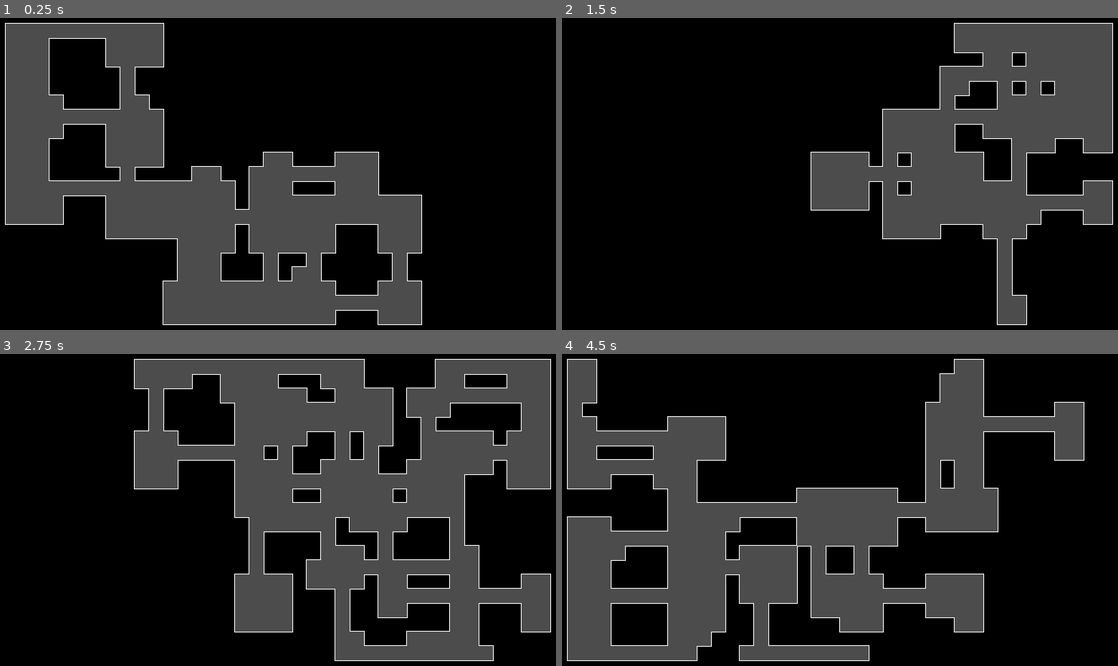
Above: before the commit, frames 1-4 (two rows, left to right).
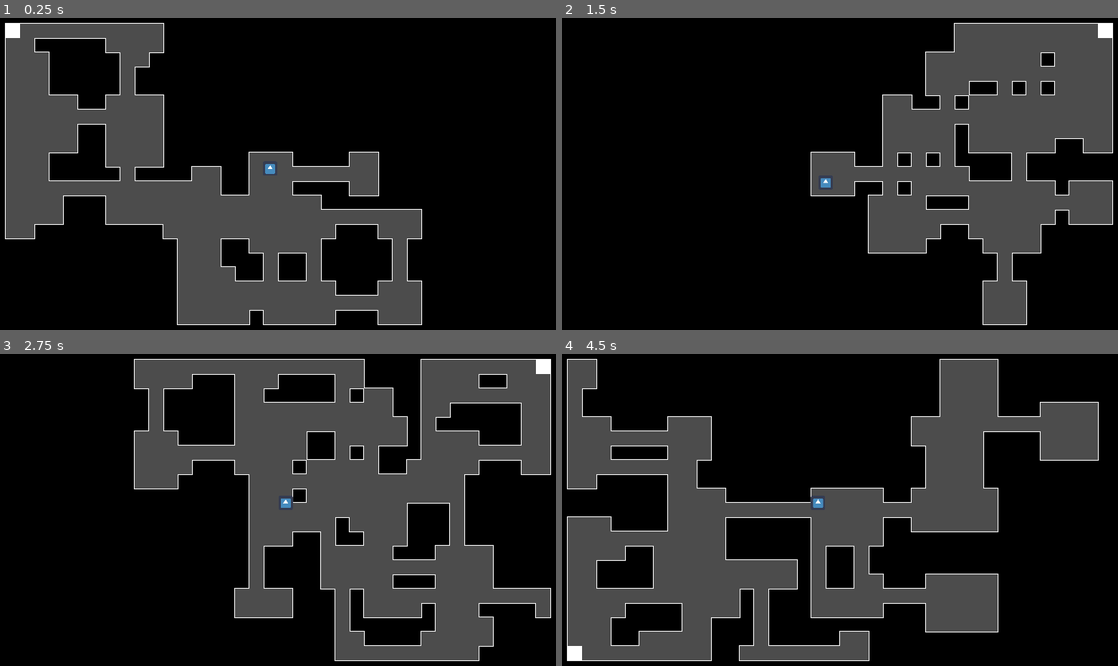
Above: after the commit, the same moments.

Repository: DaQueenJodi/godot-roguelite-idk-what-to-call-this
Game: Godot game, scene res://src/World.tscn
Two runs of this game, one before a commit and one after it. Both use one fixed random seed, a clock stepped at 60 frames per second and the inputs below. The engine's default icon, where the game draws it, is replaced by a stand-in: a white triangle on a blue panel in a dark square.
Inputs:
- Up to frame 1 (0.25 s): no input
- Up to frame 2 (1.5 s): tap Enter (ui_accept) at 0.5, 1.35 s; hold D (move_right, bound only after the commit) 0.53-1.28 s; hold Enter (ui_accept) 0.53-1.28 s; hold S (move_down, bound only after the commit) from 1.28 s (still down)
- Up to frame 3 (2.75 s): tap Enter (ui_accept) at 1.52, 1.82 s; release S (move_down, bound only after the commit) at 2.03 s; hold D (move_right, bound only after the commit) from 2.03 s (still down); hold Enter (ui_accept) from 2.03 s (still down)
- Up to frame 4 (4.5 s): release D (move_right, bound only after the commit) at 2.78 s; release Enter (ui_accept) at 2.78 s; hold W (move_up, bound only after the commit) 2.78-3.53 s; tap Enter (ui_accept) at 2.85, 3.02, 3.32, 4.35 s; hold Enter (ui_accept) 3.53-4.28 s; hold A (move_left, bound only after the commit) from 3.53 s (still down)

The runs differ from the first frame. In frame 1, 5.2% of the frame differs, in the area x 0-77%, y 1-99%; in frame 2, 6.8%; in frame 3, 9.3%; in frame 4, 9.7%, in the area x 1-97%, y 1-99%.

Commit message:
added movement and collision and stuff

Diff:
--- a/project.godot
+++ b/project.godot
@@ -9,12 +9,18 @@
 config_version=4
 
 _global_script_classes=[ {
+"base": "KinematicBody2D",
+"class": "Actor",
+"language": "GDScript",
+"path": "res://src/Actors/Actor.gd"
+}, {
 "base": "Node",
 "class": "Walker",
 "language": "GDScript",
 "path": "res://src/Walker.gd"
 } ]
 _global_script_class_icons={
+"Actor": "",
 "Walker": ""
 }
 
@@ -28,10 +34,36 @@
 
 window/size/width=1280
 window/size/height=720
+window/stretch/mode="2d"
+window/stretch/aspect="keep"
+
+[input]
+
+move_left={
+"deadzone": 0.49,
+"events": [ Object(InputEventKey,"resource_local_to_scene":false,"resource_name":"","device":0,"alt":false,"shift":false,"control":false,"meta":false,"command":false,"pressed":false,"scancode":65,"unicode":0,"echo":false,"script":null)
+ ]
+}
+move_right={
+"deadzone": 0.5,
+"events": [ Object(InputEventKey,"resource_local_to_scene":false,"resource_name":"","device":0,"alt":false,"shift":false,"control":false,"meta":false,"command":false,"pressed":false,"scancode":68,"unicode":0,"echo":false,"script":null)
+ ]
+}
+move_up={
+"deadzone": 0.5,
+"events": [ Object(InputEventKey,"resource_local_to_scene":false,"resource_name":"","device":0,"alt":false,"shift":false,"control":false,"meta":false,"command":false,"pressed":false,"scancode":87,"unicode":0,"echo":false,"script":null)
+ ]
+}
+move_down={
+"deadzone": 0.5,
+"events": [ Object(InputEventKey,"resource_local_to_scene":false,"resource_name":"","device":0,"alt":false,"shift":false,"control":false,"meta":false,"command":false,"pressed":false,"scancode":83,"unicode":0,"echo":false,"script":null)
+ ]
+}
 
 [physics]
 
 common/enable_pause_aware_picking=true
+2d/physics_engine="GodotPhysics"
 
 [rendering]
 
--- /dev/null
+++ b/src/Actors/Actor.gd
@@ -0,0 +1,8 @@
+extends KinematicBody2D
+class_name Actor
+
+const FLOOR_NORMAL = Vector2.UP
+
+export var speed: = Vector2(300, 300)
+
+var _velocity: = Vector2.ZERO
--- /dev/null
+++ b/src/ExitDoor.gd
@@ -0,0 +1,6 @@
+extends Area2D
+
+signal leaving_level
+
+func _on_body_entered(body: KinematicBody2D) -> void:
+	emit_signal("leaving_level")
--- /dev/null
+++ b/src/ExitDoor.tscn
@@ -0,0 +1,22 @@
+[gd_scene load_steps=3 format=2]
+
+[ext_resource path="res://src/ExitDoor.gd" type="Script" id=1]
+
+[sub_resource type="RectangleShape2D" id=1]
+extents = Vector2( 15.1533, 15.0728 )
+
+[node name="ExitDoor" type="Area2D"]
+script = ExtResource( 1 )
+
+[node name="ColorRect" type="ColorRect" parent="."]
+margin_right = 32.0
+margin_bottom = 32.0
+__meta__ = {
+"_edit_use_anchors_": false
+}
+
+[node name="CollisionShape2D" type="CollisionShape2D" parent="."]
+position = Vector2( 16, 16 )
+shape = SubResource( 1 )
+
+[connection signal="body_entered" from="." to="." method="_on_body_entered"]
--- /dev/null
+++ b/src/Player.gd
@@ -0,0 +1,23 @@
+extends Actor
+
+func _physics_process(_delta: float) -> void:
+	_handle_movement()
+	_velocity = move_and_slide(_velocity)
+
+
+func _handle_movement():
+	var direction = _get_direction()
+	_velocity = _get_velocity(direction)
+
+func _get_velocity(direction):
+	return Vector2(
+		speed.x * direction.x,
+		speed.y * direction.y
+	)
+
+
+func _get_direction():
+	return Vector2(
+		Input.get_action_strength("move_right") - Input.get_action_strength("move_left"),
+		Input.get_action_strength("move_down") - Input.get_action_strength("move_up")
+	)
--- /dev/null
+++ b/src/Player.tscn
@@ -0,0 +1,19 @@
+[gd_scene load_steps=4 format=2]
+
+[ext_resource path="res://icon.png" type="Texture" id=1]
+[ext_resource path="res://src/Player.gd" type="Script" id=2]
+
+[sub_resource type="CircleShape2D" id=1]
+radius = 14.9302
+
+[node name="Player" type="KinematicBody2D"]
+script = ExtResource( 2 )
+
+[node name="icon" type="Sprite" parent="."]
+scale = Vector2( 0.5, 0.5 )
+texture = ExtResource( 1 )
+
+[node name="CollisionShape2D" type="CollisionShape2D" parent="."]
+shape = SubResource( 1 )
+
+[node name="Camera2D" type="Camera2D" parent="."]
--- a/src/Walker.gd
+++ b/src/Walker.gd
@@ -9,6 +9,7 @@
 var borders = Rect2() # keeps track of borders
 var step_hist = [] # keeps track of last steps
 var steps_since_turn = 0 # used to make sure there arent any insanely long hallways
+var rooms =  [] # keeps track of rooms, used to spawn exit door
 
 func _init(starting_pos, new_borders):
 	assert(new_borders.has_point(starting_pos))
@@ -17,7 +18,7 @@
 	borders = new_borders
 
 func walk(steps): # returns step history
-	create_room(position)
+	place_room(position)
 	for step in steps:
 		if randf() <= 0.5 and steps_since_turn >= MAX_STEPS_BEFORE_TURN: # 25% chance to change directions
 			change_direction()
@@ -37,7 +38,7 @@
 		return false
 
 func change_direction():
-	create_room(position)
+	place_room(position)
 	steps_since_turn = 0
 	var directions = DIRECTIONS.duplicate()
 	directions.erase(direction)
@@ -47,12 +48,24 @@
 	while not borders.has_point(position + direction): # use new direction until one is valid
 		direction = directions.pop_front()
 
-func create_room(pos):
+func create_room(pos, size):
+	return {position = pos, size = size}
+
+
+func place_room(pos):
 	var size = Vector2(rand_range(1, 4), rand_range(1, 4))
 	var top_left_corner = (position - size/2).ceil()
-
+	rooms.append(create_room(pos, size))
 	for y in size.y:
 		for x in size.x:
 			var new_step = top_left_corner + Vector2(x, y)
 			if borders.has_point(new_step):
 				step_hist.append(new_step)
+
+func get_end_room(): # loops over all rooms and returns the one furthest from the starting room
+	var end_room = rooms.pop_front()
+	var starting_position = step_hist.front()
+	for room in rooms:
+		if starting_position.distance_to(room.position) > starting_position.distance_to(end_room.position):
+			end_room = room
+	return end_room
--- a/src/World.gd
+++ b/src/World.gd
@@ -1,10 +1,14 @@
 extends Node2D
 
 const NUM_OF_STEPS = 300 # how many steps the walker will take, the bigger the number the bigger the map
+const Player = preload("res://src/Player.tscn")
+const ExitDoor = preload("res://src/ExitDoor.tscn")
 
 var borders = Rect2(1, 1, 38, 21) # 2 tile border in a 38 x 21 grid (minus the border)
 
 onready var tile_map = $TileMap
+
+
 
 func _ready():
 	randomize() # set random seed
@@ -13,12 +17,27 @@
 func generate_leve():
 	var walker = Walker.new(Vector2(19, 11), borders) # 19, 11 are half of the grid in 'borders'
 	var map = walker.walk(NUM_OF_STEPS)
+
+	var player = Player.instance()
+	add_child(player)
+	player.position =  map.front()*32
+
+	var exit_door = ExitDoor.instance()
+	add_child(exit_door)
+	exit_door.position =  walker.get_end_room().position*32
+
+	exit_door.connect("leaving_level", self, "reload")
+
+
 	walker.queue_free()
 
 	for location in map:
 		tile_map.set_cellv(location, -1) # erase the tile
 	tile_map.update_bitmask_region(borders.position, borders.end)
 
+func reload():
+	get_tree().reload_current_scene()
+
 func _input(event):
 	if event.is_action_pressed("ui_accept"):
-		get_tree().reload_current_scene()
+		reload()
--- a/src/World.tscn
+++ b/src/World.tscn
@@ -1,7 +1,151 @@
-[gd_scene load_steps=4 format=2]
+[gd_scene load_steps=52 format=2]
 
 [ext_resource path="res://assets/RandomLevelGenTileset.png" type="Texture" id=1]
 [ext_resource path="res://src/World.gd" type="Script" id=2]
+
+[sub_resource type="ConvexPolygonShape2D" id=2]
+points = PoolVector2Array( 0, 0, 32, 0, 32, 32, 0, 32 )
+
+[sub_resource type="ConvexPolygonShape2D" id=3]
+points = PoolVector2Array( 0, 0, 32, 0, 32, 32, 0, 32 )
+
+[sub_resource type="ConvexPolygonShape2D" id=4]
+points = PoolVector2Array( 0, 0, 32, 0, 32, 32, 0, 32 )
+
+[sub_resource type="ConvexPolygonShape2D" id=5]
+points = PoolVector2Array( 0, 0, 32, 0, 32, 32, 0, 32 )
+
+[sub_resource type="ConvexPolygonShape2D" id=6]
+points = PoolVector2Array( 0, 0, 32, 0, 32, 32, 0, 32 )
+
+[sub_resource type="ConvexPolygonShape2D" id=7]
+points = PoolVector2Array( 0, 0, 32, 0, 32, 32, 0, 32 )
+
+[sub_resource type="ConvexPolygonShape2D" id=8]
+points = PoolVector2Array( 0, 0, 32, 0, 32, 32, 0, 32 )
+
+[sub_resource type="ConvexPolygonShape2D" id=9]
+points = PoolVector2Array( 0, 0, 32, 0, 32, 32, 0, 32 )
+
+[sub_resource type="ConvexPolygonShape2D" id=10]
+points = PoolVector2Array( 0, 0, 32, 0, 32, 32, 0, 32 )
+
+[sub_resource type="ConvexPolygonShape2D" id=11]
+points = PoolVector2Array( 0, 0, 32, 0, 32, 32, 0, 32 )
+
+[sub_resource type="ConvexPolygonShape2D" id=12]
+points = PoolVector2Array( 0, 0, 32, 0, 32, 32, 0, 32 )
+
+[sub_resource type="ConvexPolygonShape2D" id=13]
+points = PoolVector2Array( 0, 0, 32, 0, 32, 32, 0, 32 )
+
+[sub_resource type="ConvexPolygonShape2D" id=14]
+points = PoolVector2Array( 0, 0, 32, 0, 32, 32, 0, 32 )
+
+[sub_resource type="ConvexPolygonShape2D" id=15]
+points = PoolVector2Array( 0, 0, 32, 0, 32, 32, 0, 32 )
+
+[sub_resource type="ConvexPolygonShape2D" id=16]
+points = PoolVector2Array( 0, 0, 32, 0, 32, 32, 0, 32 )
+
+[sub_resource type="ConvexPolygonShape2D" id=17]
+points = PoolVector2Array( 32, 0, 0, 0, 0, 0, 32, 0 )
+
+[sub_resource type="ConvexPolygonShape2D" id=18]
+points = PoolVector2Array( 0, 0, 32, 0, 32, 32, 0, 32 )
+
+[sub_resource type="ConvexPolygonShape2D" id=19]
+points = PoolVector2Array( 0, 0, 32, 0, 32, 32, 0, 32 )
+
+[sub_resource type="ConvexPolygonShape2D" id=20]
+points = PoolVector2Array( 0, 0, 32, 0, 32, 32, 0, 32 )
+
+[sub_resource type="ConvexPolygonShape2D" id=21]
+points = PoolVector2Array( 0, 0, 32, 0, 32, 32, 0, 32 )
+
+[sub_resource type="ConvexPolygonShape2D" id=22]
+points = PoolVector2Array( 0, 0, 32, 0, 32, 32, 0, 32 )
+
+[sub_resource type="ConvexPolygonShape2D" id=23]
+points = PoolVector2Array( 0, 0, 32, 0, 32, 32, 0, 32 )
+
+[sub_resource type="ConvexPolygonShape2D" id=24]
+points = PoolVector2Array( 0, 0, 32, 0, 32, 32, 0, 32 )
+
+[sub_resource type="ConvexPolygonShape2D" id=25]
+points = PoolVector2Array( 0, 0, 32, 0, 32, 32, 0, 32 )
+
+[sub_resource type="ConvexPolygonShape2D" id=26]
+points = PoolVector2Array( 0, 0, 32, 0, 32, 32, 0, 32 )
+
+[sub_resource type="ConvexPolygonShape2D" id=27]
+points = PoolVector2Array( 0, 0, 32, 0, 32, 32, 0, 32 )
+
+[sub_resource type="ConvexPolygonShape2D" id=28]
+points = PoolVector2Array( 0, 0, 32, 0, 32, 32, 0, 32 )
+
+[sub_resource type="ConvexPolygonShape2D" id=29]
+points = PoolVector2Array( 0, 0, 32, 0, 32, 32, 0, 32 )
+
+[sub_resource type="ConvexPolygonShape2D" id=30]
+points = PoolVector2Array( 0, 0, 32, 0, 32, 32, 0, 32 )
+
+[sub_resource type="ConvexPolygonShape2D" id=31]
+points = PoolVector2Array( 0, 0, 32, 0, 32, 32, 0, 32 )
+
+[sub_resource type="ConvexPolygonShape2D" id=32]
+points = PoolVector2Array( 0, 0, 32, 0, 32, 32, 0, 32 )
+
+[sub_resource type="ConvexPolygonShape2D" id=33]
+points = PoolVector2Array( 0, 0, 32, 0, 32, 32, 0, 32 )
+
+[sub_resource type="ConvexPolygonShape2D" id=34]
+points = PoolVector2Array( 0, 0, 32, 0, 32, 32, 0, 32 )
+
+[sub_resource type="ConvexPolygonShape2D" id=35]
+points = PoolVector2Array( 0, 0, 32, 0, 32, 32, 0, 32 )
+
+[sub_resource type="ConvexPolygonShape2D" id=36]
+points = PoolVector2Array( 0, 0, 32, 0, 32, 32, 0, 32 )
+
+[sub_resource type="ConvexPolygonShape2D" id=37]
+points = PoolVector2Array( 0, 0, 32, 0, 32, 32, 0, 32 )
+
+[sub_resource type="ConvexPolygonShape2D" id=38]
+points = PoolVector2Array( 0, 0, 32, 0, 32, 32, 0, 32 )
+
+[sub_resource type="ConvexPolygonShape2D" id=39]
+points = PoolVector2Array( 0, 0, 32, 0, 32, 32, 0, 32 )
+
+[sub_resource type="ConvexPolygonShape2D" id=40]
+points = PoolVector2Array( 0, 0, 32, 0, 32, 32, 0, 32 )
+
+[sub_resource type="ConvexPolygonShape2D" id=41]
+points = PoolVector2Array( 0, 0, 32, 0, 32, 32, 0, 32 )
+
+[sub_resource type="ConvexPolygonShape2D" id=42]
+points = PoolVector2Array( 0, 0, 32, 0, 32, 32, 0, 32 )
+
+[sub_resource type="ConvexPolygonShape2D" id=43]
+points = PoolVector2Array( 0, 0, 32, 0, 32, 32, 0, 32 )
+
+[sub_resource type="ConvexPolygonShape2D" id=44]
+points = PoolVector2Array( 0, 0, 32, 0, 32, 32, 0, 32 )
+
+[sub_resource type="ConvexPolygonShape2D" id=45]
+points = PoolVector2Array( 0, 0, 32, 0, 32, 32, 0, 32 )
+
+[sub_resource type="ConvexPolygonShape2D" id=46]
+points = PoolVector2Array( 0, 0, 32, 0, 32, 32, 0, 32 )
+
+[sub_resource type="ConvexPolygonShape2D" id=47]
+points = PoolVector2Array( 0, 0, 32, 0, 32, 32, 0, 32 )
+
+[sub_resource type="ConvexPolygonShape2D" id=48]
+points = PoolVector2Array( 0, 0, 32, 0, 32, 32, 0, 32 )
+
+[sub_resource type="ConvexPolygonShape2D" id=49]
+points = PoolVector2Array( 0, 0, 32, 0, 32, 32, 0, 32 )
 
 [sub_resource type="TileSet" id=1]
 0/name = "RandomLevelGenTileset.png 0"
@@ -23,9 +167,298 @@
 0/navigation_offset = Vector2( 0, 0 )
 0/shape_offset = Vector2( 0, 0 )
 0/shape_transform = Transform2D( 1, 0, 0, 1, 0, 0 )
+0/shape = SubResource( 2 )
 0/shape_one_way = false
-0/shape_one_way_margin = 0.0
-0/shapes = [  ]
+0/shape_one_way_margin = 1.0
+0/shapes = [ {
+"autotile_coord": Vector2( 1, 1 ),
+"one_way": false,
+"one_way_margin": 1.0,
+"shape": SubResource( 2 ),
+"shape_transform": Transform2D( 1, 0, 0, 1, 0, 0 )
+}, {
+"autotile_coord": Vector2( 0, 0 ),
+"one_way": false,
+"one_way_margin": 1.0,
+"shape": SubResource( 3 ),
+"shape_transform": Transform2D( 1, 0, 0, 1, 0, 0 )
+}, {
+"autotile_coord": Vector2( 1, 0 ),
+"one_way": false,
+"one_way_margin": 1.0,
+"shape": SubResource( 4 ),
+"shape_transform": Transform2D( 1, 0, 0, 1, 0, 0 )
+}, {
+"autotile_coord": Vector2( 2, 0 ),
+"one_way": false,
+"one_way_margin": 1.0,
+"shape": SubResource( 5 ),
+"shape_transform": Transform2D( 1, 0, 0, 1, 0, 0 )
+}, {
+"autotile_coord": Vector2( 2, 1 ),
+"one_way": false,
+"one_way_margin": 1.0,
+"shape": SubResource( 6 ),
+"shape_transform": Transform2D( 1, 0, 0, 1, 0, 0 )
+}, {
+"autotile_coord": Vector2( 2, 2 ),
+"one_way": false,
+"one_way_margin": 1.0,
+"shape": SubResource( 7 ),
+"shape_transform": Transform2D( 1, 0, 0, 1, 0, 0 )
+}, {
+"autotile_coord": Vector2( 1, 2 ),
+"one_way": false,
+"one_way_margin": 1.0,
+"shape": SubResource( 8 ),
+"shape_transform": Transform2D( 1, 0, 0, 1, 0, 0 )
+}, {
+"autotile_coord": Vector2( 0, 1 ),
+"one_way": false,
+"one_way_margin": 1.0,
+"shape": SubResource( 9 ),
+"shape_transform": Transform2D( 1, 0, 0, 1, 0, 0 )
+}, {
+"autotile_coord": Vector2( 0, 2 ),
+"one_way": false,
+"one_way_margin": 1.0,
+"shape": SubResource( 10 ),
+"shape_transform": Transform2D( 1, 0, 0, 1, 0, 0 )
+}, {
+"autotile_coord": Vector2( 0, 3 ),
+"one_way": false,
+"one_way_margin": 1.0,
+"shape": SubResource( 11 ),
+"shape_transform": Transform2D( 1, 0, 0, 1, 0, 0 )
+}, {
+"autotile_coord": Vector2( 1, 3 ),
+"one_way": false,
+"one_way_margin": 1.0,
+"shape": SubResource( 12 ),
+"shape_transform": Transform2D( 1, 0, 0, 1, 0, 0 )
+}, {
+"autotile_coord": Vector2( 2, 3 ),
+"one_way": false,
+"one_way_margin": 1.0,
+"shape": SubResource( 13 ),
+"shape_transform": Transform2D( 1, 0, 0, 1, 0, 0 )
+}, {
+"autotile_coord": Vector2( 3, 0 ),
+"one_way": false,
+"one_way_margin": 1.0,
+"shape": SubResource( 14 ),
+"shape_transform": Transform2D( 1, 0, 0, 1, 0, 0 )
+}, {
+"autotile_coord": Vector2( 3, 1 ),
+"one_way": false,
+"one_way_margin": 1.0,
+"shape": SubResource( 15 ),
+"shape_transform": Transform2D( 1, 0, 0, 1, 0, 0 )
+}, {
+"autotile_coord": Vector2( 3, 2 ),
+"one_way": false,
+"one_way_margin": 1.0,
+"shape": SubResource( 16 ),
+"shape_transform": Transform2D( 1, 0, 0, 1, 0, 0 )
+}, {
+"autotile_coord": Vector2( 3, 3 ),
+"one_way": false,
+"one_way_margin": 1.0,
+"shape": SubResource( 17 ),
+"shape_transform": Transform2D( 1, 0, 0, 1, 0, 0 )
+}, {
+"autotile_coord": Vector2( 4, 0 ),
+"one_way": false,
+"one_way_margin": 1.0,
+"shape": SubResource( 18 ),
+"shape_transform": Transform2D( 1, 0, 0, 1, 0, 0 )
+}, {
+"autotile_coord": Vector2( 4, 1 ),
+"one_way": false,
+"one_way_margin": 1.0,
+"shape": SubResource( 19 ),
+"shape_transform": Transform2D( 1, 0, 0, 1, 0, 0 )
+}, {
+"autotile_coord": Vector2( 4, 3 ),
+"one_way": false,
+"one_way_margin": 1.0,
+"shape": SubResource( 20 ),
+"shape_transform": Transform2D( 1, 0, 0, 1, 0, 0 )
+}, {
+"autotile_coord": Vector2( 4, 2 ),
+"one_way": false,
+"one_way_margin": 1.0,
+"shape": SubResource( 21 ),
+"shape_transform": Transform2D( 1, 0, 0, 1, 0, 0 )
+}, {
+"autotile_coord": Vector2( 4, 4 ),
+"one_way": false,
+"one_way_margin": 1.0,
+"shape": SubResource( 22 ),
+"shape_transform": Transform2D( 1, 0, 0, 1, 0, 0 )
+}, {
+"autotile_coord": Vector2( 5, 4 ),
+"one_way": false,
+"one_way_margin": 1.0,
+"shape": SubResource( 23 ),
+"shape_transform": Transform2D( 1, 0, 0, 1, 0, 0 )
+}, {
+"autotile_coord": Vector2( 6, 4 ),
+"one_way": false,
+"one_way_margin": 1.0,
+"shape": SubResource( 24 ),
+"shape_transform": Transform2D( 1, 0, 0, 1, 0, 0 )
+}, {
+"autotile_coord": Vector2( 7, 4 ),
+"one_way": false,
+"one_way_margin": 1.0,
+"shape": SubResource( 25 ),
+"shape_transform": Transform2D( 1, 0, 0, 1, 0, 0 )
+}, {
+"autotile_coord": Vector2( 8, 4 ),
+"one_way": false,
+"one_way_margin": 1.0,
+"shape": SubResource( 26 ),
+"shape_transform": Transform2D( 1, 0, 0, 1, 0, 0 )
+}, {
+"autotile_coord": Vector2( 7, 3 ),
+"one_way": false,
+"one_way_margin": 1.0,
+"shape": SubResource( 27 ),
+"shape_transform": Transform2D( 1, 0, 0, 1, 0, 0 )
+}, {
+"autotile_coord": Vector2( 6, 3 ),
+"one_way": false,
+"one_way_margin": 1.0,
+"shape": SubResource( 28 ),
+"shape_transform": Transform2D( 1, 0, 0, 1, 0, 0 )
+}, {
+"autotile_coord": Vector2( 5, 3 ),
+"one_way": false,
+"one_way_margin": 1.0,
+"shape": SubResource( 29 ),
+"shape_transform": Transform2D( 1, 0, 0, 1, 0, 0 )
+}, {
+"autotile_coord": Vector2( 5, 2 ),
+"one_way": false,
+"one_way_margin": 1.0,
+"shape": SubResource( 30 ),
+"shape_transform": Transform2D( 1, 0, 0, 1, 0, 0 )
+}, {
+"autotile_coord": Vector2( 6, 2 ),
+"one_way": false,
+"one_way_margin": 1.0,
+"shape": SubResource( 31 ),
+"shape_transform": Transform2D( 1, 0, 0, 1, 0, 0 )
+}, {
+"autotile_coord": Vector2( 7, 2 ),
+"one_way": false,
+"one_way_margin": 1.0,
+"shape": SubResource( 32 ),
+"shape_transform": Transform2D( 1, 0, 0, 1, 0, 0 )
+}, {
+"autotile_coord": Vector2( 7, 1 ),
+"one_way": false,
+"one_way_margin": 1.0,
+"shape": SubResource( 33 ),
+"shape_transform": Transform2D( 1, 0, 0, 1, 0, 0 )
+}, {
+"autotile_coord": Vector2( 6, 1 ),
+"one_way": false,
+"one_way_margin": 1.0,
+"shape": SubResource( 34 ),
+"shape_transform": Transform2D( 1, 0, 0, 1, 0, 0 )
+}, {
+"autotile_coord": Vector2( 5, 1 ),
+"one_way": false,
+"one_way_margin": 1.0,
+"shape": SubResource( 35 ),
+"shape_transform": Transform2D( 1, 0, 0, 1, 0, 0 )
+}, {
+"autotile_coord": Vector2( 5, 0 ),
+"one_way": false,
+"one_way_margin": 1.0,
+"shape": SubResource( 36 ),
+"shape_transform": Transform2D( 1, 0, 0, 1, 0, 0 )
+}, {
+"autotile_coord": Vector2( 6, 0 ),
+"one_way": false,
+"one_way_margin": 1.0,
+"shape": SubResource( 37 ),
+"shape_transform": Transform2D( 1, 0, 0, 1, 0, 0 )
+}, {
+"autotile_coord": Vector2( 7, 0 ),
+"one_way": false,
+"one_way_margin": 1.0,
+"shape": SubResource( 38 ),
+"shape_transform": Transform2D( 1, 0, 0, 1, 0, 0 )
+}, {
+"autotile_coord": Vector2( 8, 0 ),
+"one_way": false,
+"one_way_margin": 1.0,
+"shape": SubResource( 39 ),
+"shape_transform": Transform2D( 1, 0, 0, 1, 0, 0 )
+}, {
+"autotile_coord": Vector2( 8, 1 ),
+"one_way": false,
+"one_way_margin": 1.0,
+"shape": SubResource( 40 ),
+"shape_transform": Transform2D( 1, 0, 0, 1, 0, 0 )
+}, {
+"autotile_coord": Vector2( 8, 2 ),
+"one_way": false,
+"one_way_margin": 1.0,
+"shape": SubResource( 41 ),
+"shape_transform": Transform2D( 1, 0, 0, 1, 0, 0 )
+}, {
+"autotile_coord": Vector2( 8, 3 ),
+"one_way": false,
+"one_way_margin": 1.0,
+"shape": SubResource( 42 ),
+"shape_transform": Transform2D( 1, 0, 0, 1, 0, 0 )
+}, {
+"autotile_coord": Vector2( 9, 3 ),
+"one_way": false,
+"one_way_margin": 1.0,
+"shape": SubResource( 43 ),
+"shape_transform": Transform2D( 1, 0, 0, 1, 0, 0 )
+}, {
+"autotile_coord": Vector2( 9, 2 ),
+"one_way": false,
+"one_way_margin": 1.0,
+"shape": SubResource( 44 ),
+"shape_transform": Transform2D( 1, 0, 0, 1, 0, 0 )
+}, {
+"autotile_coord": Vector2( 9, 1 ),
+"one_way": false,
+"one_way_margin": 1.0,
+"shape": SubResource( 45 ),
+"shape_transform": Transform2D( 1, 0, 0, 1, 0, 0 )
+}, {
+"autotile_coord": Vector2( 9, 0 ),
+"one_way": false,
+"one_way_margin": 1.0,
+"shape": SubResource( 46 ),
+"shape_transform": Transform2D( 1, 0, 0, 1, 0, 0 )
+}, {
+"autotile_coord": Vector2( 10, 2 ),
+"one_way": false,
+"one_way_margin": 1.0,
+"shape": SubResource( 47 ),
+"shape_transform": Transform2D( 1, 0, 0, 1, 0, 0 )
+}, {
+"autotile_coord": Vector2( 10, 3 ),
+"one_way": false,
+"one_way_margin": 1.0,
+"shape": SubResource( 48 ),
+"shape_transform": Transform2D( 1, 0, 0, 1, 0, 0 )
+}, {
+"autotile_coord": Vector2( 3, 3 ),
+"one_way": false,
+"one_way_margin": 1.0,
+"shape": SubResource( 49 ),
+"shape_transform": Transform2D( 1, 0, 0, 1, 0, 0 )
+} ]
 0/z_index = 0
 
 [node name="World" type="Node2D"]
